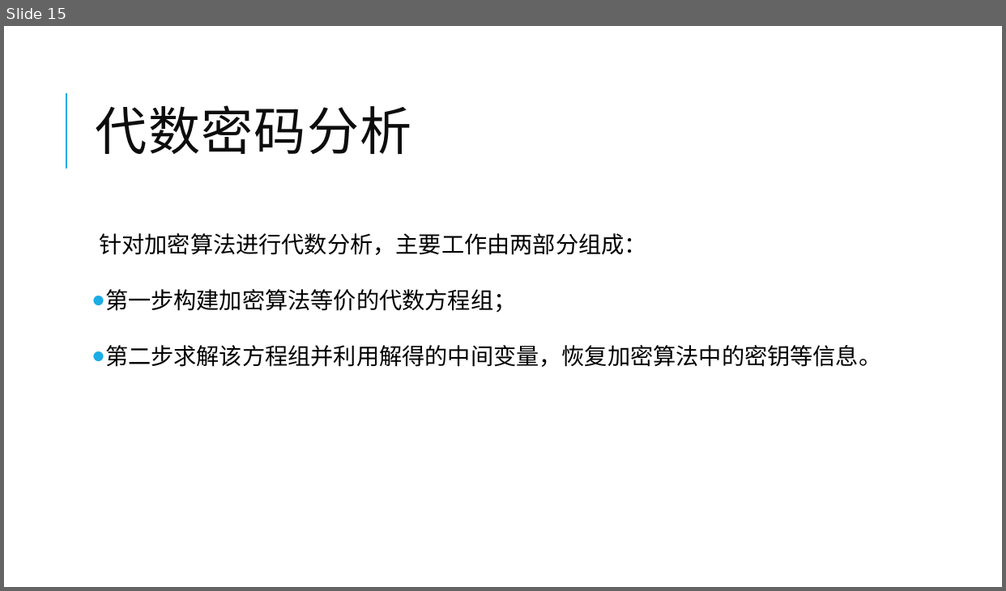
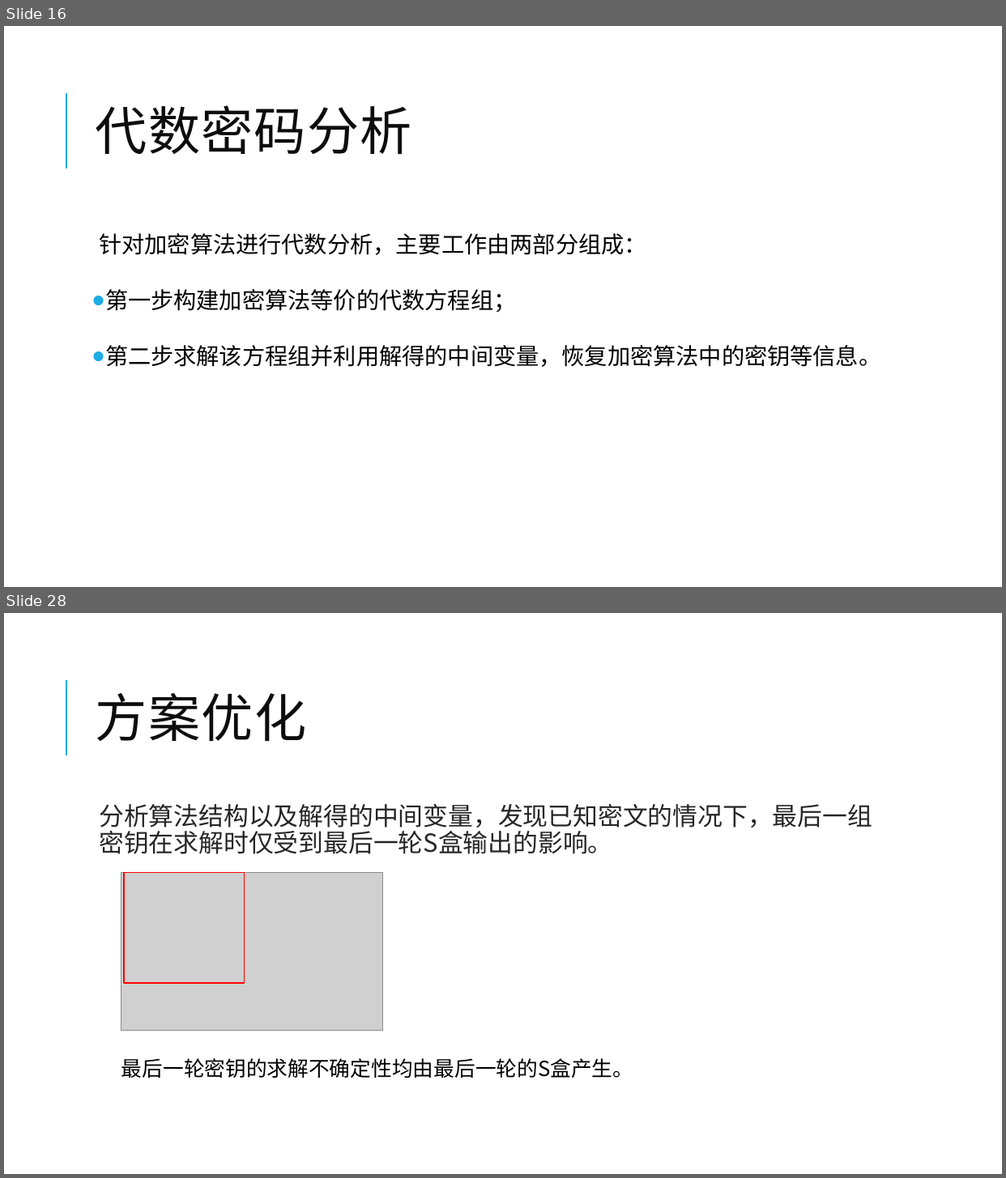
Before and after one commit to yberlin/hello-world, a slide deck: 数电/代数解析器与其密码学领域的应用.pptx. Shown one above the other, each under a label of ours: slide 15 before the commit, slides 16 and 28 after it; the slides between them are not shown. The pictures are 1006x591 and 1006x1178 pixels, drawn with LibreOffice and Linux fonts; fonts in the diff are those of the drawing; grey boxes stand for pictures. Boxes give left, top, right and bottom in pixels: in the first picture for what was removed or moved away, otherwise in the second. Text is boxed around its words. In the diff, an @@ line names an element or a change of style, - is before the commit and + after.

```diff
--- a/数电/代数解析器与其密码学领域的应用.pptx
+++ b/数电/代数解析器与其密码学领域的应用.pptx
@@ slide 28 added at bbox=[4, 613, 1002, 1174], background #FFFFFF; not listed: 1 template element that a slide beside it also shows @@
@@ title added at bbox=[96, 693, 307, 741], 50 pt, text #0D0D0D @@
+方案优化
@@ text added at bbox=[99, 804, 872, 854], 24 pt, text #262626 @@
+  分析算法结构以及解得的中间变量，发现已知密文的情况下，最后一组密钥在求解时仅受到最后一轮S盒输出的影响。
@@ picture added at bbox=[121, 873, 383, 1031] @@
@@ rectangle added at bbox=[124, 873, 245, 983], outline #FF0000 1.25 pt @@
@@ text added at bbox=[121, 1059, 633, 1078], 20 pt, text #000000 @@
+最后一轮密钥的求解不确定性均由最后一轮的S盒产生。
@@ what was slide 15 is now slide 16 @@
```
Also in this commit, not shown: 7 slides changed, 13 other slides added, 1 slide removed.
